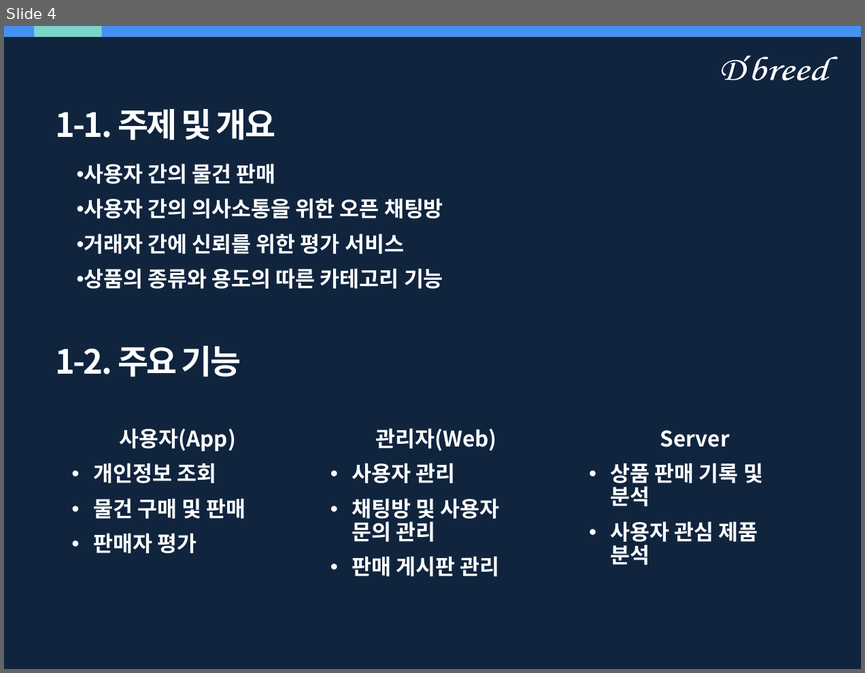
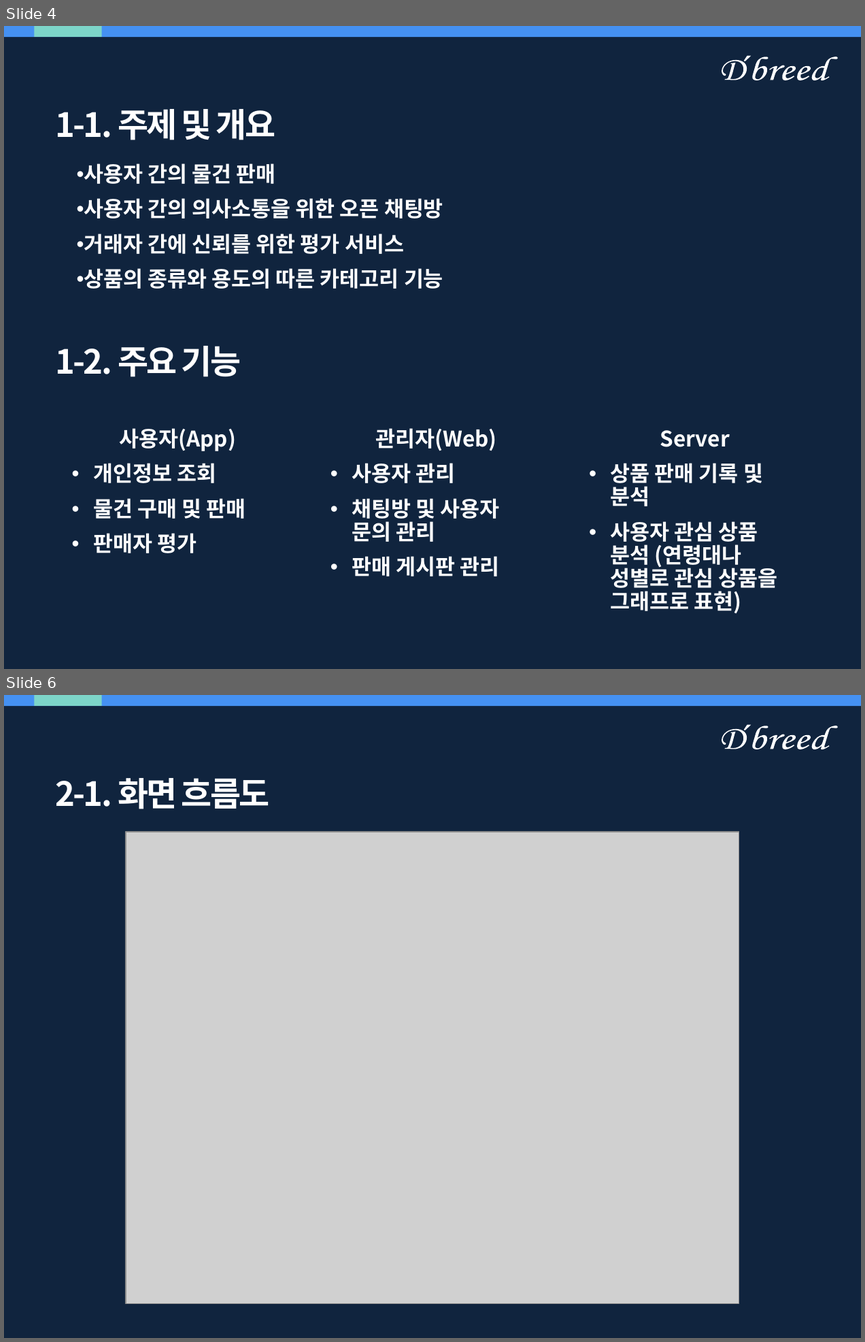
Before and after one commit to ehgur299/Mulbanggae, a slide deck: document/물방개_제안서.pptx. Shown one above the other, each under a label of ours: slide 4 before the commit, slides 4 and 6 after it; the slides between them are not shown. The pictures are 865x673 and 865x1342 pixels, drawn with LibreOffice and Linux fonts; fonts in the diff are those of the drawing; grey boxes stand for pictures. Boxes give left, top, right and bottom in pixels: in the first picture for what was removed or moved away, otherwise in the second. Text is boxed around its words. In the diff, an @@ line names an element or a change of style, - is before the commit and + after.

```diff
--- a/document/물방개_제안서.pptx
+++ b/document/물방개_제안서.pptx
@@ slide 6 added at [4, 695, 861, 1338], background #0F243E; not listed: 3 template elements that a slide beside it also shows @@
@@ text added at [55, 778, 270, 809], 28 pt, text #FFFFFF, bold @@
+2-1. 화면 흐름도
@@ picture added at [126, 831, 739, 1302] @@
@@ slide 4 changed as well @@
@@ text at [611, 521, 778, 614]: text changed @@
-• 사용자 관심 제품 분석
+• 사용자 관심 상품 분석 (연령대나 성별로 관심 상품을 그래프로 표현)
```
Also in this commit, not shown: 8 other slides changed, 1 other file.
